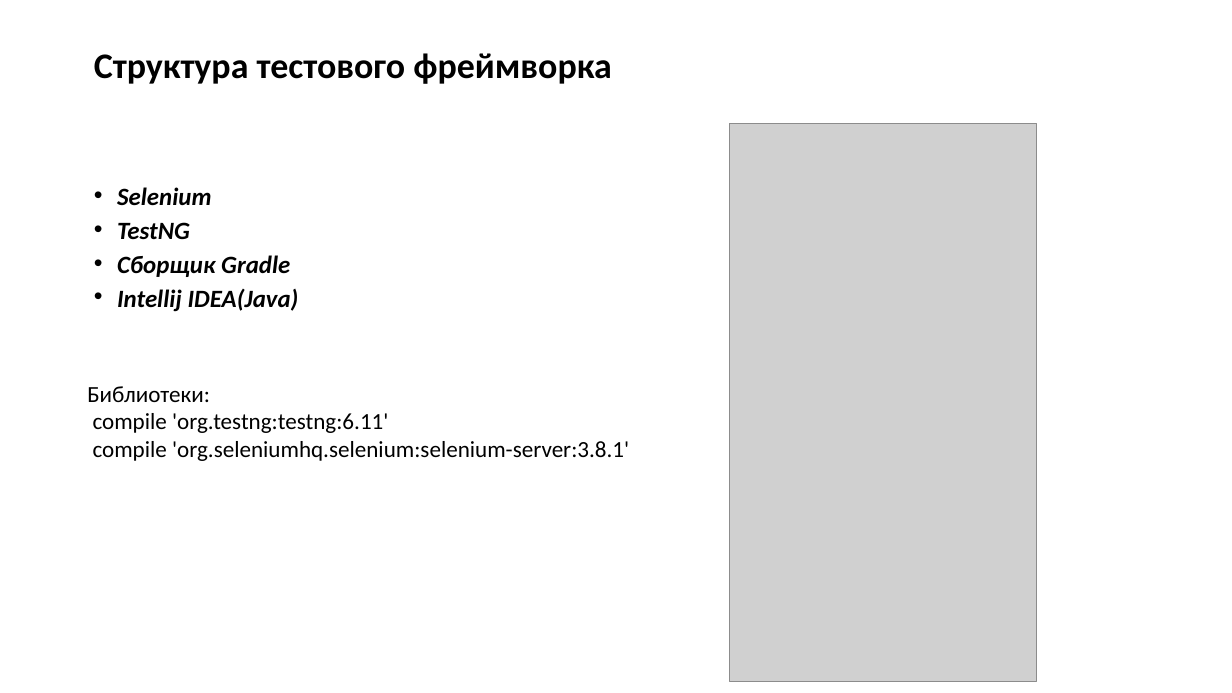
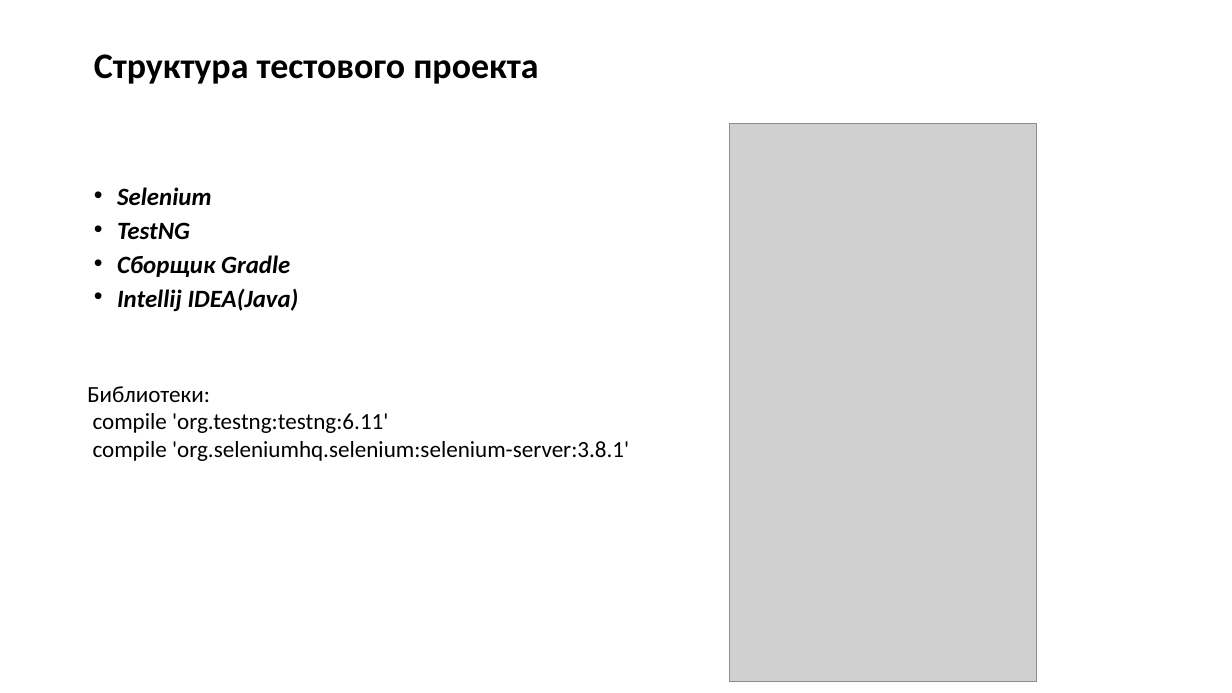
Before and after one commit to natalia-volkova/MeetUpMera, a slide deck: slide 8 of MeetUPPresentation_latest.pptx. Drawn at 1232x693 pixels with LibreOffice and Linux fonts; fonts in the diff are those of the drawing; grey boxes stand for pictures; background and template pictures are left out. Boxes give left, top, right and bottom in pixels: in the first picture for what was removed or moved away, otherwise in the second. Text is boxed around its words. In the diff, an @@ line names an element or a change of style, - is before the commit and + after.

```diff
--- a/MeetUPPresentation_latest.pptx
+++ b/MeetUPPresentation_latest.pptx
@@ title at [94,54,538,84]: text changed @@
-Структура тестового фреймворка
+Структура тестового проекта
```
Also in this commit, not shown: 4 other slides changed, 2 slides added, 1 slide removed, 17 other files.
